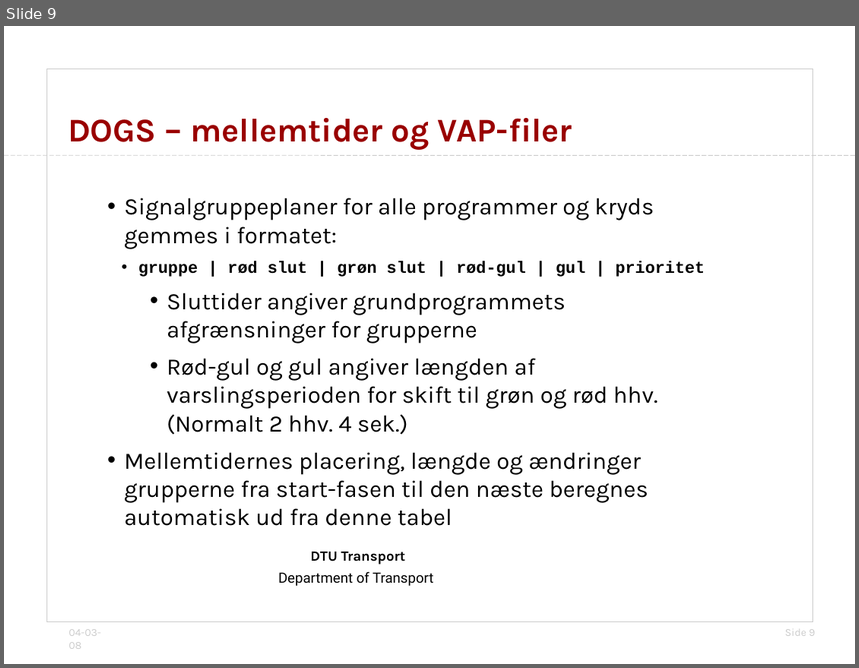
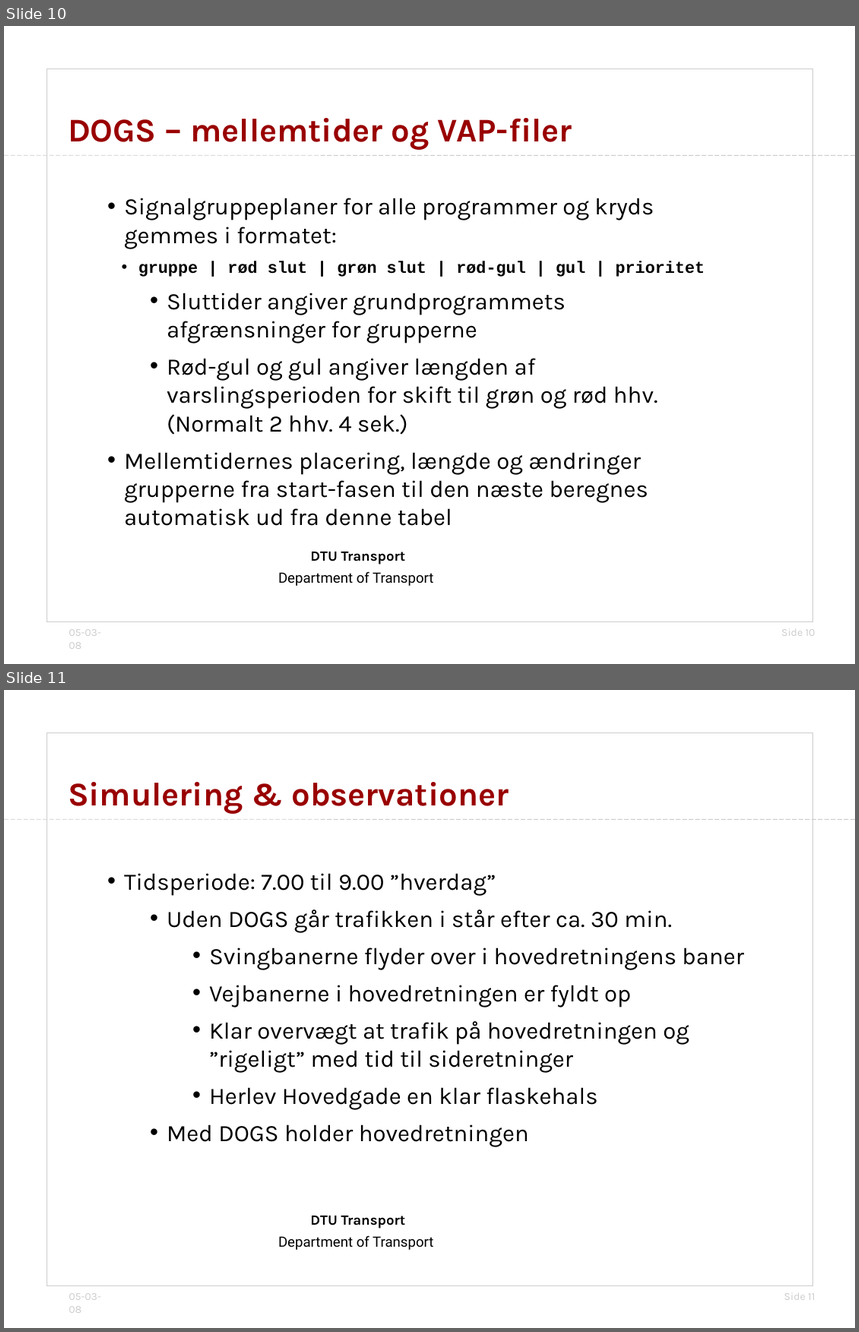
Before and after one commit to jonyonyx/greenwaves, a slide deck: thesis/præsentation_simulering_dogs.odp. Shown one above the other, each under a label of ours: slide 9 before the commit, slides 10 and 11 after it. The pictures are 859x668 and 859x1332 pixels, drawn with LibreOffice and Linux fonts; fonts in the diff are those of the drawing; background and template pictures are left out. Boxes give left, top, right and bottom in pixels: in the first picture for what was removed or moved away, otherwise in the second. Text is boxed around its words. In the diff, an @@ line names an element or a change of style, - is before the commit and + after.

```diff
--- a/thesis/præsentation_simulering_dogs.odp
+++ b/thesis/præsentation_simulering_dogs.odp
@@ slide 11 added at (4, 690, 855, 1328), background #FFFFFF; not listed: 6 template elements that a slide beside it also shows @@
@@ title added at (68, 782, 509, 814), 28 pt, text #990000, bold @@
+Simulering & observationer
@@ subtitle added at (124, 873, 744, 1148), 20 pt, text #000000 @@
+• Tidsperiode: 7.00 til 9.00 ”hverdag”
+  • Uden DOGS går trafikken i står efter ca. 30 min.
+    • Svingbanerne flyder over i hovedretningens baner
+    • Vejbanerne i hovedretningen er fyldt op
+    • Klar overvægt at trafik på hovedretningen og ”rigeligt” med tid til sideretninger
+    • Herlev Hovedgade en klar flaskehals
+  • Med DOGS holder hovedretningen
@@ what was slide 9 is now slide 10 @@
@@ slide 10 changed as well @@
@@ text at (69, 629, 101, 649): text changed @@
-04-03-08
+05-03-08
@@ page number at (781, 629, 816, 636): text changed @@
-Side 9
+Side 10
```
Also in this commit, not shown: 8 other slides changed, 1 other slide added, 1 slide removed, 6 other files.
